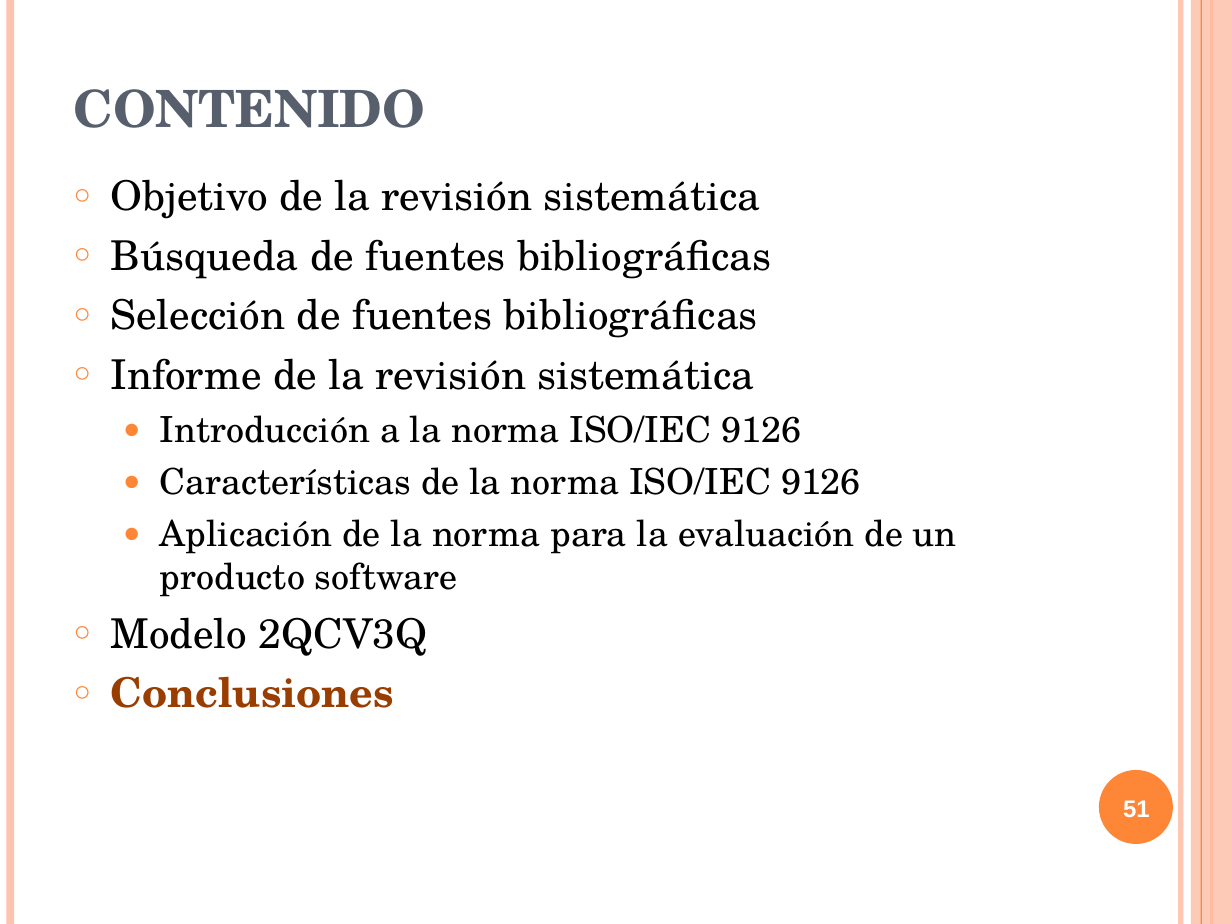
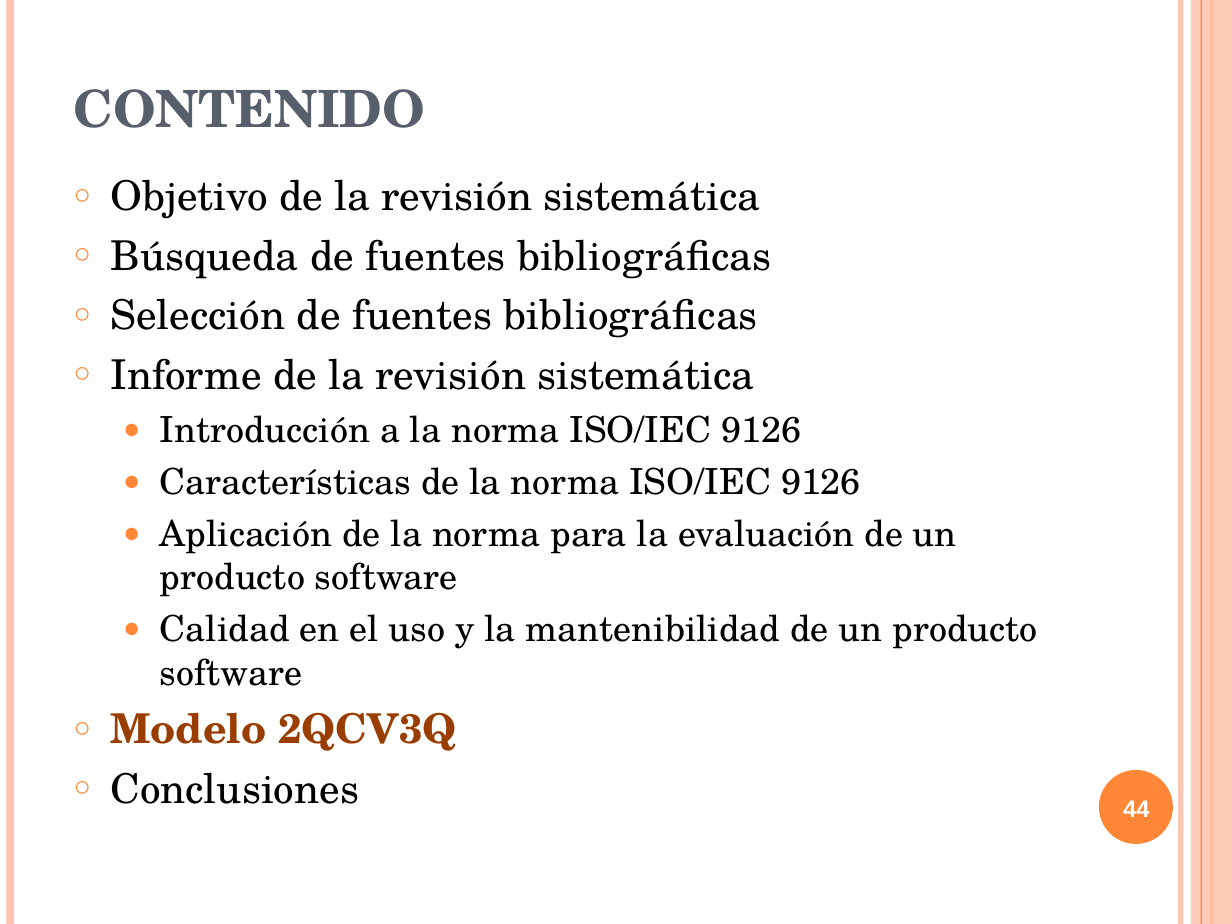
Before and after one commit to txedo/isi-auditoria, a slide deck: slide 44 of calidad/Trabajo/presentacion/presentacionCalidad.ppt (slide 51 before the commit). Drawn at 1232x924 pixels with LibreOffice and Linux fonts; fonts in the diff are those of the drawing. Boxes give left, top, right and bottom in pixels: in the first picture for what was removed or moved away, otherwise in the second. Text is boxed around its words. In the diff, an @@ line names an element or a change of style, - is before the commit and + after.

```diff
--- a/calidad/Trabajo/presentacion/presentacionCalidad.ppt
+++ b/calidad/Trabajo/presentacion/presentacionCalidad.ppt
@@ text at [160, 614, 1038, 686]: paragraph added @@
+  ● Calidad en el uso y la mantenibilidad de un producto software
@@ text at [110, 712, 457, 804]: text colour #000000 to #9A3D01, bold on in "Modelo 2QCV3Q"; text colour #9A3D01 to #000000, bold off in "Conclusiones" @@
@@ page number at [1123, 800, 1150, 817]: text changed @@
-51
+44
```
Also in this commit, not shown: 9 other slides changed, 7 slides added, 1 slide removed.
